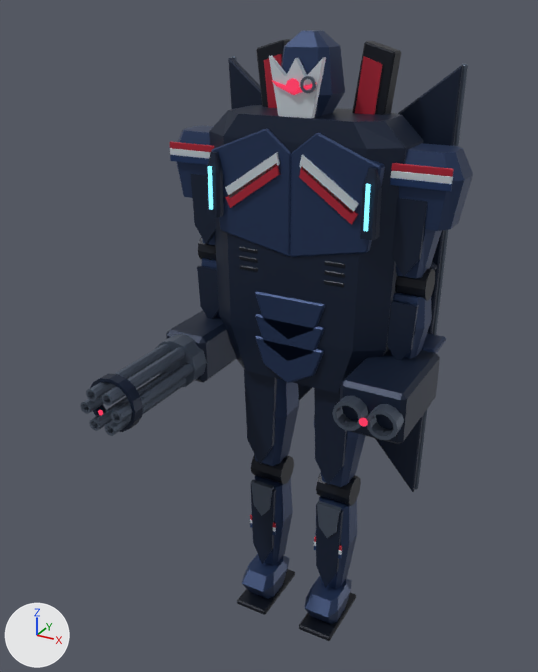
An edit to the Blender file out/morph_reference/m01/m01.blend, drawn before and after from the same camera.
Camera for both pictures: a camera (50 mm lens) standing at (2.96, -6.19, 6.24) and looking at (-0.14, -0.55, 3.42). Lighting does not change. The marker at lower left points along +X, +Y and +Z. The first picture is the older version.

The first picture shows 'Anatomical left twin missile box', 'Anatomical right rotary gun receiver', 'Continuous armored belly keel', 'Faceted elongated vampire helmet', 'Faceted pectoral breastplate', 'Faceted pectoral breastplate.001', 'Layered shoulder pauldron', 'Separate angular limb face plate', 'Separate angular limb face plate.002', 'Separate angular limb face plate.004', 'Shared triangular cape wing', 'Silver widow peak mask' and 68 more.
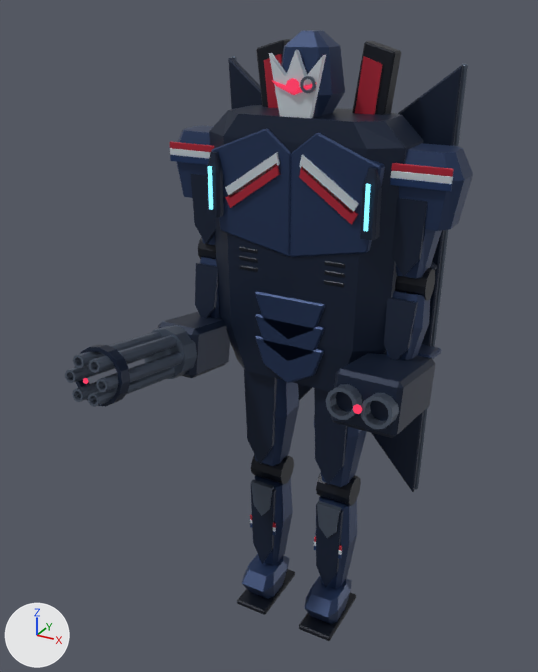
ob_elbow_l is not drawn itself; it is the parent of ob_wrist_l, ob_rigid_articulated_load_bearing_link_003, ob_segmented_tapered_navy_limb_shell_003, ob_exposed_joint_hinge_collar_003, ob_separate_angular_limb_face_plate_003.
ob_elbow_r is not drawn itself; it is the parent of ob_wrist_r, ob_rigid_articulated_load_bearing_link_007, ob_segmented_tapered_navy_limb_shell_007, ob_exposed_joint_hinge_collar_007, ob_separate_angular_limb_face_plate_007.

Location of each change, [x1, y1, x2, y2] in pixels of the pictures (538 x 672 px; the box of a moved part takes in the faces that stretch with it):
'Anatomical left twin missile box', turned
    before: [340, 349, 440, 444]
    after: [331, 352, 436, 438]
'Anatomical right rotary gun receiver', turned
    before: [166, 310, 237, 383]
    after: [158, 312, 230, 378]
'Silver widow peak mask', reshaped (10% taller)
    before: [269, 56, 326, 118]
    after: [269, 50, 326, 118]
'Right gatling open barrel.001', turned
    before: [102, 347, 185, 406]
    after: [89, 335, 177, 373]
'Right gatling open barrel', turned
    before: [111, 363, 193, 423]
    after: [96, 352, 183, 392]
'Six barrel rotary hub', turned
    before: [155, 334, 207, 387]
    after: [144, 325, 197, 379]
'Separate angular limb face plate.003', turned
    before: [387, 300, 419, 360]
    after: [384, 298, 418, 360]
'Six barrel forward clamp', turned
    before: [90, 373, 143, 432]
    after: [75, 345, 130, 407]
'Right gatling open barrel.002', turned
    before: [86, 344, 171, 401]
    after: [73, 332, 162, 369]
'Right gatling open barrel.005', turned
    before: [105, 378, 187, 436]
    after: [88, 367, 175, 407]
'Left twin missile launch cell.001', turned
    before: [367, 404, 404, 440]
    after: [361, 393, 399, 429]
'Left twin missile launch cell', turned
    before: [332, 396, 368, 431]
    after: [326, 384, 362, 420]
'Segmented tapered navy limb shell.003', turned
    before: [391, 292, 432, 359]
    after: [386, 291, 430, 360]
'Separate angular limb face plate.007', turned
    before: [197, 265, 219, 319]
    after: [195, 263, 218, 318]
'Right gatling open barrel.004', turned
    before: [89, 371, 170, 431]
    after: [72, 382, 99, 402]
'Exposed joint hinge collar.003', turned
    before: [395, 269, 435, 301]
    after: [395, 268, 435, 301]
'Right gatling open barrel.003', turned
    before: [80, 396, 104, 414]
    after: [65, 354, 153, 383]
'Missile charge shutter', turned
    before: [422, 333, 446, 353]
    after: [417, 344, 441, 359]
'Exposed joint hinge collar.007', turned
    before: [198, 237, 216, 261]
    after: [198, 237, 216, 259]
'Segmented tapered navy limb shell.007', turned (mostly hidden)
    before: [201, 258, 220, 317]
    after: [200, 257, 220, 318]
'Heavy muzzle emission', turned
    before: [359, 418, 368, 426]
    after: [353, 404, 362, 414]
'Light muzzle emission', turned
    before: [98, 410, 103, 415]
    after: [83, 378, 89, 384]
part 1 of me_silver_widow_peak_mask, moved or reshaped
    before: [269, 56, 287, 77]
    after: [269, 53, 287, 77]
part 2 of me_silver_widow_peak_mask, moved or reshaped
    before: [296, 58, 307, 77]
    after: [296, 50, 307, 77]

Patch to the scene script:
```diff
--- a/out/morph_reference/m01/m01.blend.py
+++ b/out/morph_reference/m01/m01.blend.py
@@ me_silver_widow_peak_mask @@
 # used by ob_silver_widow_peak_mask; parent = ob_head; location = (0.0, -0.28, 0.04)
-me_silver_widow_peak_mask.from_pydata(...)  # 16 vertices, 10 faces; spans x -0.25..0.25, y -0.03..0.03, z -0.26..0.38
+me_silver_widow_peak_mask.from_pydata(...)  # 16 vertices, 10 faces; spans x -0.25..0.25, y -0.03..0.03, z -0.28..0.43
+# me_silver_widow_peak_mask part 1: all 4 vertices in x -0.25..0.25, y -0.03..0.03, z 0.38 are moved by (0.0, 0.0, 0.02)
+# me_silver_widow_peak_mask part 2: all 2 vertices in x 0.0, y -0.03..0.03, z 0.37 are moved by (0.0, 0.0, 0.06)
+# other edits to the shape of me_silver_widow_peak_mask do not show in these pictures
 me_silver_widow_peak_mask.materials.append(mat_white)
@@ ob_elbow_l @@
 ob_elbow_l.location = (0.0, 0.0, -0.94)
+ob_elbow_l.rotation_euler = (-0.18, 0.0, 0.0)  # degrees (-10, 0, 0)
@@ ob_elbow_r @@
 ob_elbow_r.location = (0.0, 0.0, -0.94)
+ob_elbow_r.rotation_euler = (-0.18, 0.0, 0.0)  # degrees (-10, 0, 0)
```
